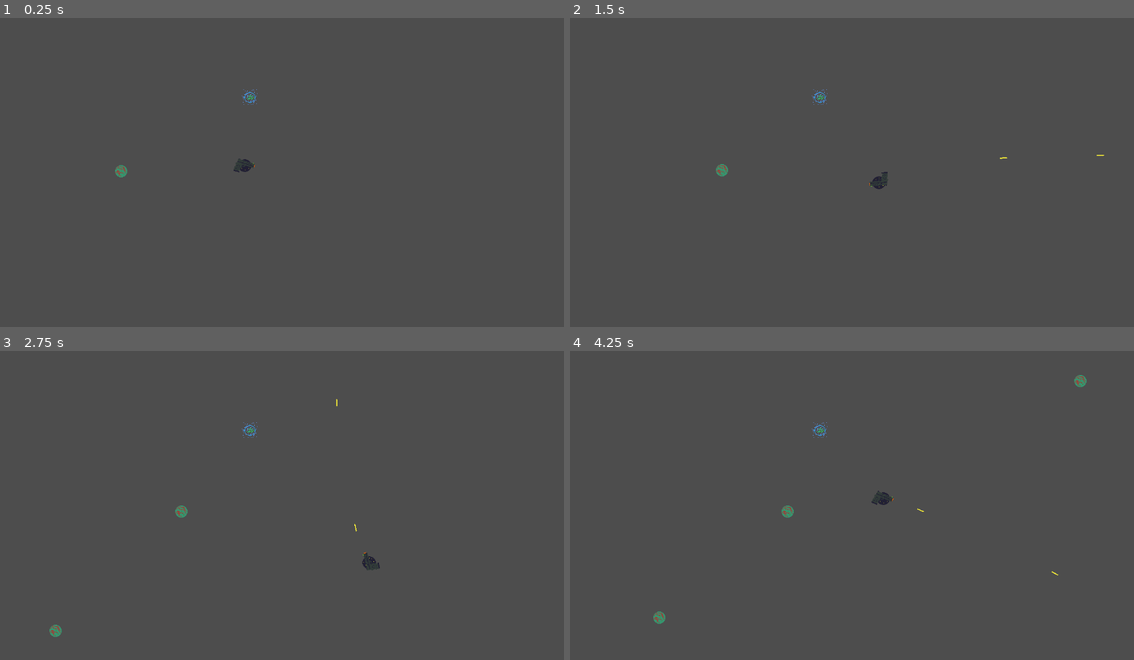
Above: before the commit, frames 1-4 (two rows, left to right).
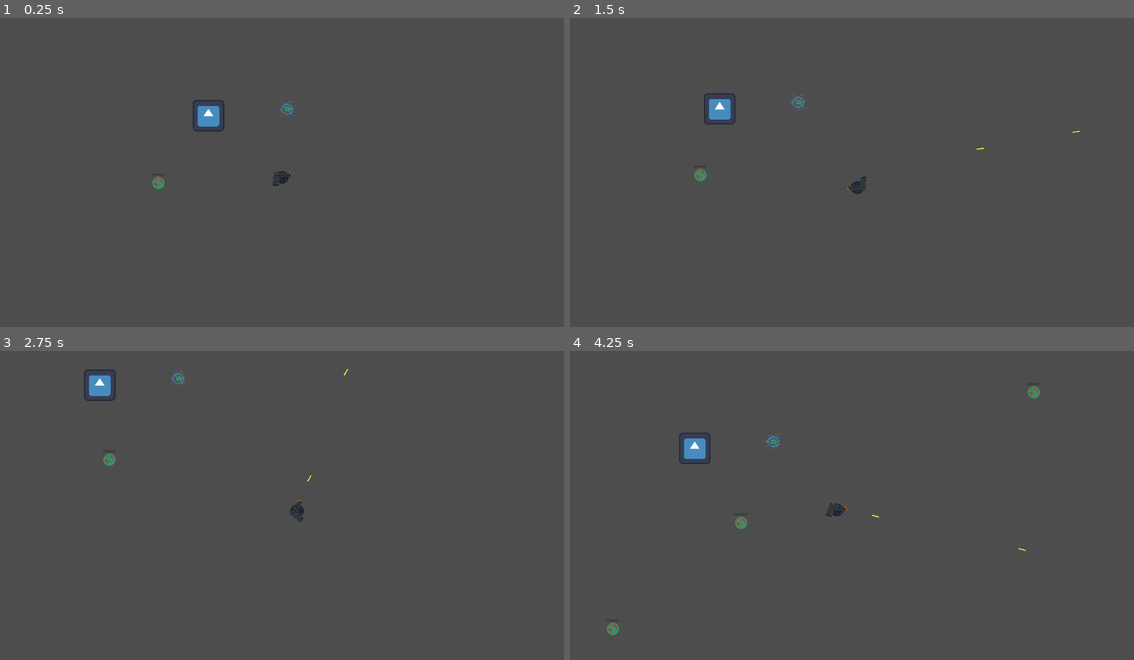
Above: after the commit, the same moments.

Repository: JaronYankey/project-z
Game: Godot game, scene res://Scenes/main.tscn
The game is run twice, just before and just after one commit, with the same random seed, the same clock (stepped at 60 frames per second) and the same inputs. The engine's default icon, where the game draws it, is replaced by a stand-in: a white triangle on a blue panel in a dark square.
Inputs (mouse positions are in pixels of both pictures, inside the frame that each line leads up to):
- Up to frame 1 (0.25 s): no input
- Up to frame 2 (1.5 s): move the mouse to (976, 160) at 0.52 s; press the mouse at (976, 160) at 0.53 s; hold D (right) 0.53-1.28 s; move the mouse to (739, 191) at 1.27 s; release the mouse at (739, 191) at 1.28 s; hold S (down) from 1.28 s (still down); tap Space (special_power) at 1.35 s
- Up to frame 3 (2.75 s): move the mouse to (338, 440) at 2.02 s; release S (down) at 2.03 s; press the mouse at (338, 440) at 2.03 s; hold D (right) from 2.03 s (still down)
- Up to frame 4 (4.25 s): move the mouse to (823, 573) at 2.77 s; release D (right) at 2.78 s; release the mouse at (823, 573) at 2.78 s; hold W (up) 2.78-3.53 s; tap Space (special_power) at 2.85 s; move the mouse to (1021, 558) at 3.52 s; press the mouse at (1021, 558) at 3.53 s; hold A (left) from 3.53 s (still down)

The runs differ from the first frame. In frame 1, 0.8% of the frame differs, in the area x 20-53%, y 23-56%; in frame 2, 0.8%; in frame 3, 0.9%; in frame 4, 1.1%, in the area x 6-92%, y 7-93%.

Commit message:
camera for player and health bar for zombies

Diff:
--- a/Scenes/main.tscn
+++ b/Scenes/main.tscn
@@ -6,6 +6,7 @@
 [ext_resource type="PackedScene" uid="uid://dcqsh2kvsd1eb" path="res://Scenes/zombie.tscn" id="3_o082i"]
 [ext_resource type="PackedScene" uid="uid://d3t46u4g7mpha" path="res://Scenes/spawner.tscn" id="4_o1fjq"]
 [ext_resource type="PackedScene" uid="uid://c87lae6frmbbr" path="res://Scenes/nimble_power.tscn" id="6_21xkr"]
+[ext_resource type="Texture2D" uid="uid://cl52yi3ht54hj" path="res://Assests/Art/icon.svg" id="7_6bp64"]
 
 [node name="Main" type="Node"]
 script = ExtResource("1_hae6f")
@@ -37,4 +38,24 @@
 [node name="NimblePower" parent="." instance=ExtResource("6_21xkr")]
 position = Vector2(510, 162)
 
+[node name="Sprite2D" type="Sprite2D" parent="."]
+position = Vector2(350, 176)
+scale = Vector2(0.5, 0.5)
+texture = ExtResource("7_6bp64")
+
+[node name="Sprite2D2" type="Sprite2D" parent="."]
+position = Vector2(-319, -135)
+scale = Vector2(0.5, 0.5)
+texture = ExtResource("7_6bp64")
+
+[node name="Sprite2D3" type="Sprite2D" parent="."]
+position = Vector2(-251, 780)
+scale = Vector2(0.5, 0.5)
+texture = ExtResource("7_6bp64")
+
+[node name="Sprite2D4" type="Sprite2D" parent="."]
+position = Vector2(1109, -56)
+scale = Vector2(0.5, 0.5)
+texture = ExtResource("7_6bp64")
+
 [connection signal="timeout" from="SpawnTimer" to="." method="_on_spawn_timer_timeout"]
--- a/Scenes/player.tscn
+++ b/Scenes/player.tscn
@@ -29,3 +29,5 @@
 [node name="CollisionShape2D" type="CollisionShape2D" parent="Area2DSpawnInhibitor"]
 visible = false
 shape = SubResource("CircleShape2D_2qnan")
+
+[node name="Camera2D" type="Camera2D" parent="."]
--- a/Scenes/zombie.tscn
+++ b/Scenes/zombie.tscn
@@ -8,10 +8,17 @@
 
 [node name="Zombie" type="CharacterBody2D"]
 script = ExtResource("1_p82q3")
-metadata/_edit_group_ = true
 
 [node name="Sprite2D" type="Sprite2D" parent="."]
 texture = ExtResource("1_l7itd")
 
 [node name="CollisionShape2D" type="CollisionShape2D" parent="."]
 shape = SubResource("CircleShape2D_pd0om")
+
+[node name="ProgressBar" type="ProgressBar" parent="."]
+offset_left = 13.0
+offset_top = -19.0
+offset_right = 17.0
+offset_bottom = 8.0
+rotation = 1.5708
+show_percentage = false
--- a/Scripts/player.gd
+++ b/Scripts/player.gd
@@ -4,6 +4,12 @@
 var speed = 175
 var power_ready: bool = false # Will be used to moderate ability use.
 var ability = func(): print("No ability selected!!") # Defualt message for now
+@onready var camera = $Camera2D
+
+func _ready():
+	#TODO: Player stutters when using smoothing on the camera.
+	# For now we allow smoothing, adds some juice.
+	camera.position_smoothing_enabled = true;
 
 
 func get_input():
Not shown: 1 places in Scenes/main.tscn that only renumber resources
